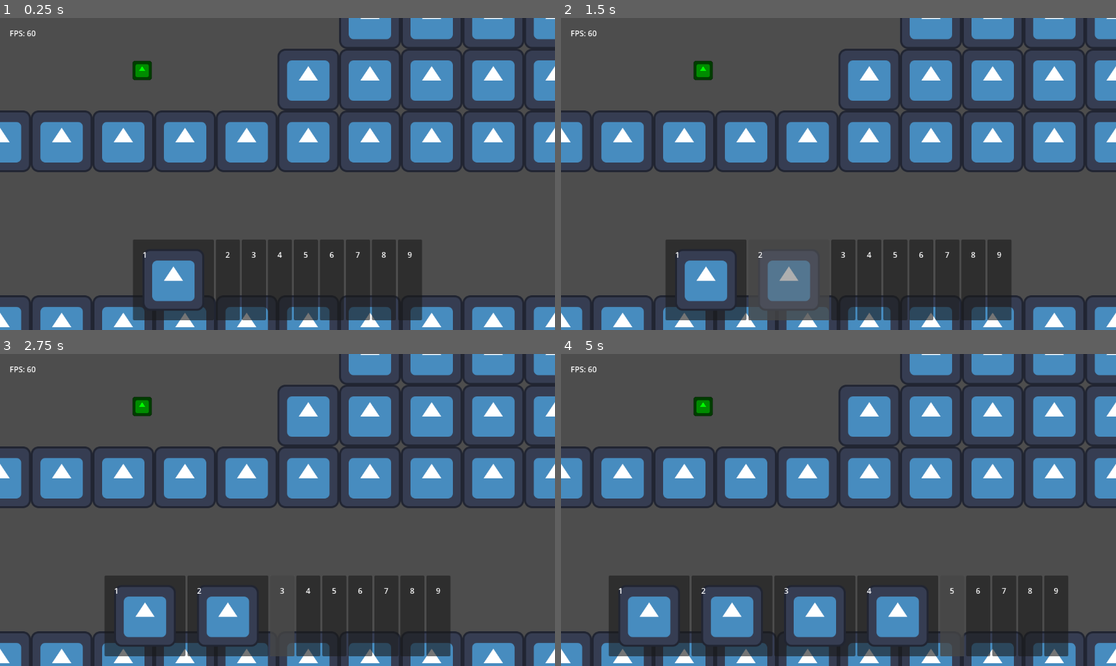
Above: before the commit, frames 1-4 (two rows, left to right).
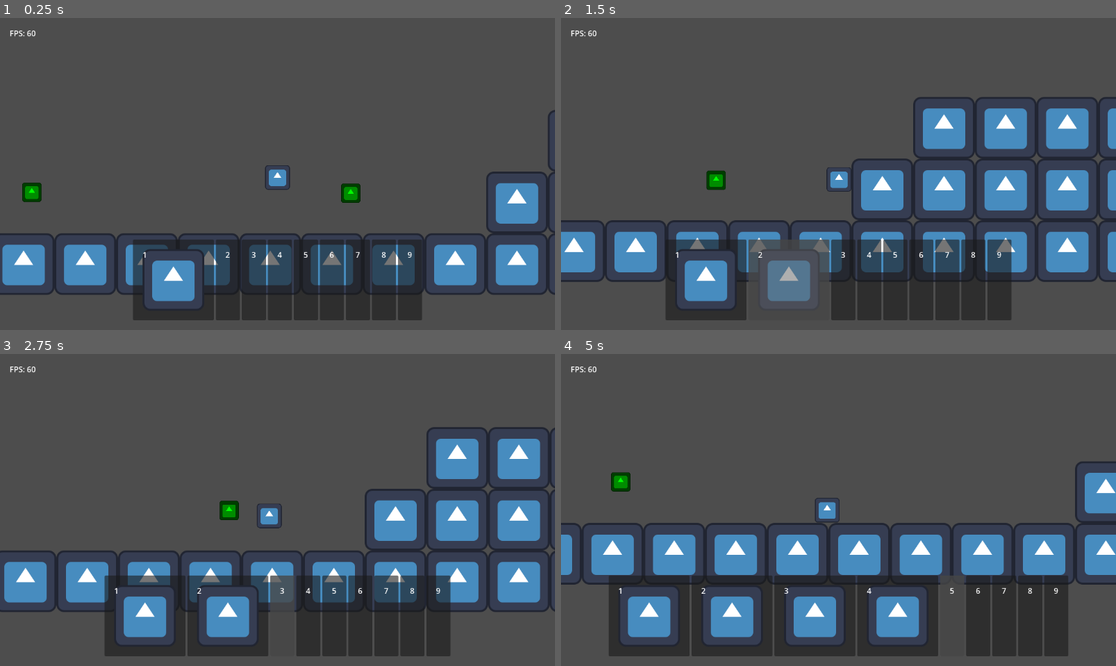
Above: after the commit, the same moments.

Repository: TheHumanMRP/RPG-Life-Tracker
Game: Godot game, scene res://Folders/Systems/Main/Scenes/main_scene.tscn
The game is run twice, just before and just after one commit, with the same random seed, the same clock (stepped at 60 frames per second) and the same inputs. The engine's default icon, where the game draws it, is replaced by a stand-in: a white triangle on a blue panel in a dark square.
Inputs (mouse positions are in pixels of both pictures, inside the frame that each line leads up to):
- Up to frame 1 (0.25 s): no input
- Up to frame 2 (1.5 s): move the mouse to (733, 280) at 0.52 s; hold D (move_right) from 0.53 s (still down); tap Space (jump) at 0.6, 0.77, 1.07 s; click (733, 280) at 0.67 s; move the mouse to (788, 280) at 1.27 s; tap I (add_test_sword) at 1.35 s; click (788, 280) at 1.42 s
- Up to frame 3 (2.75 s): tap Space (jump) at 1.52, 1.55, 1.82, 2.1 s; move the mouse to (283, 616) at 2.02 s; release D (move_right) at 2.03 s; hold A (move_left) from 2.03 s (still down); click (283, 616) at 2.17 s
- Up to frame 4 (5 s): move the mouse to (871, 616) at 2.77 s; release A (move_left) at 2.78 s; hold D (move_right) 2.78-4.28 s; tap I (add_test_sword) at 2.85, 4.35 s; click (871, 616) at 2.92 s; tap Space (jump) at 3.02, 3.05, 3.32, 3.6, 3.77, 4.07, 4.52, 4.55, 4.82 s; move the mouse to (921, 616) at 3.52 s; click (921, 616) at 3.67 s; move the mouse to (949, 616) at 4.27 s; hold A (move_left) from 4.28 s (still down); click (949, 616) at 4.42 s

The runs differ from the first frame. In frame 1, 37% of the frame differs, in the area x 0-100%, y 0-100%; in frame 2, 39%; in frame 3, 39%; in frame 4, 36%.
Error before the commit: Parse Error: Could not parse global class "MovementComponent" from "res://Folders/Components/movement_component.gd". (res://Folders/Systems/Player/player.gd:17)

Commit message:
Auto commit at 2026-07-08 16:26:54

Diff:
--- a/Folders/Components/movement_component.gd
+++ b/Folders/Components/movement_component.gd
@@ -27,7 +27,7 @@
 	new_jump_force: float = 500.0,
 	new_gravity: float = 1000.0,
 	new_coyote_time: float = 0.12,
-	new_wall_jump_force: float,
+	new_wall_jump_force: float = 1000.0,
 	new_wall_jump: bool = true
 ) -> void:
 	max_speed = new_max_speed
@@ -64,6 +64,8 @@
 
 	# Wall Jump
 	if is_on_wall_only and jump:
+		velocity.x = wall_dir * wall_jump_force
+
 	# Jump
 	if jump and coyote_timer > 0:
 		velocity.y = - jump_force
